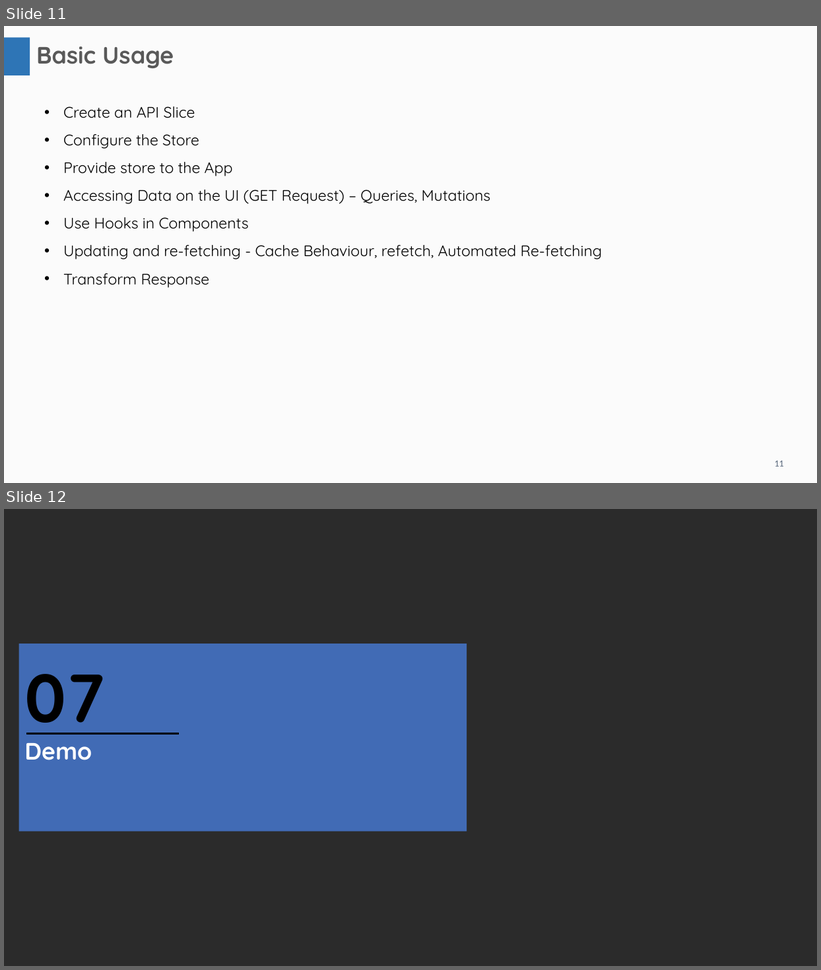
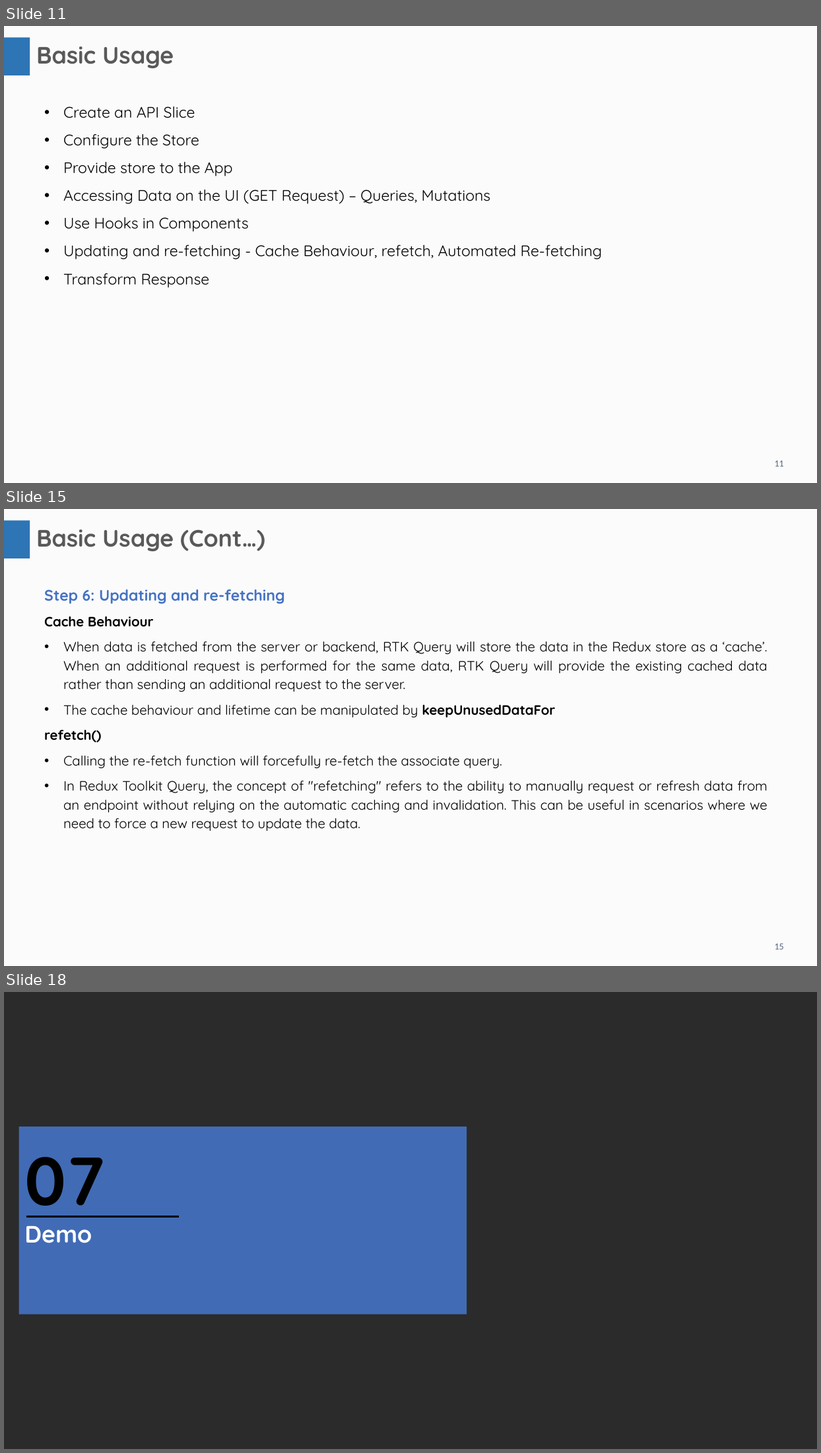
Before and after one commit to JenuTandel/date-fns-n-RTK-Query, a slide deck: RTK Query.pptx. Shown one above the other, each under a label of ours: slides 11 and 12 before the commit, slides 11, 15 and 18 after it; the slides between them are not shown. The pictures are 821x970 and 821x1453 pixels, drawn with LibreOffice and Linux fonts; fonts in the diff are those of the drawing; background and template pictures are left out; a plain dark background stands for a picture behind light text. Boxes give left, top, right and bottom in pixels: in the first picture for what was removed or moved away, otherwise in the second. Text is boxed around its words. In the diff, an @@ line names an element or a change of style, - is before the commit and + after.

```diff
--- a/RTK Query.pptx
+++ b/RTK Query.pptx
@@ slide 15 added at box(4, 509, 817, 966), background #FBFBFB; not listed: 2 template elements that a slide beside it also shows @@
@@ text added at box(36, 529, 265, 551), 28 pt, text #595959, bold @@
+Basic Usage (Cont…)
@@ text added at box(44, 590, 768, 831), 16 pt, text #000000 @@
+Step 6: Updating and re-fetching
+Cache Behaviour
+• When data is fetched from the server or backend, RTK Query will store the data in the Redux store as a ‘cache’. When an additional request is performed for the same data, RTK Query will provide the existing cached data rather than sending an additional request to the server.
+• The cache behaviour and lifetime can be manipulated by keepUnusedDataFor
+refetch()
+• Calling the re-fetch function will forcefully re-fetch the associate query.
+• In Redux Toolkit Query, the concept of "refetching" refers to the ability to manually request or refresh data from an endpoint without relying on the automatic caching and invalidation. This can be useful in scenarios where we need to force a new request to update the data.
@@ what was slide 12 is now slide 18 @@
```
Also in this commit, not shown: 5 other slides added, 50 other files.
